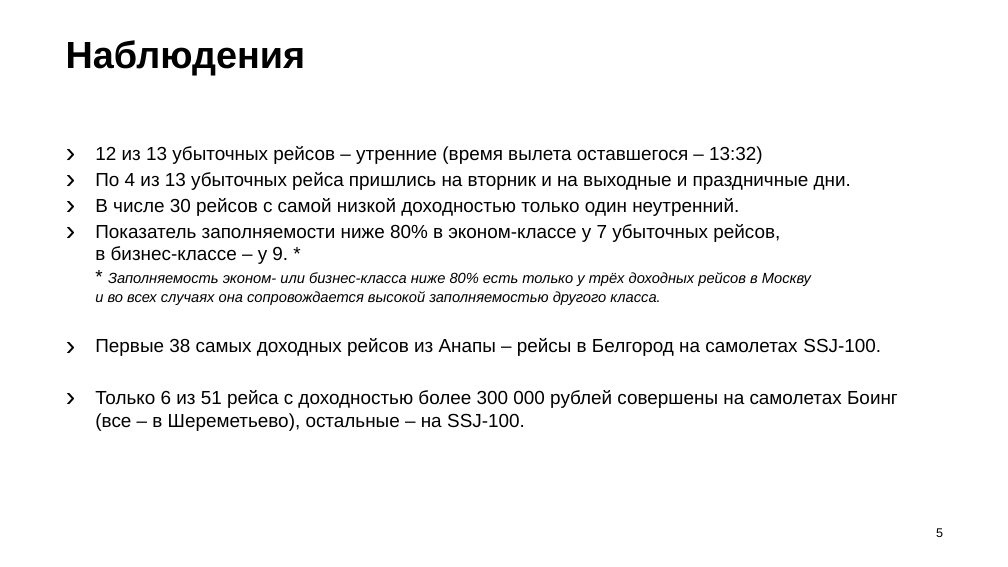
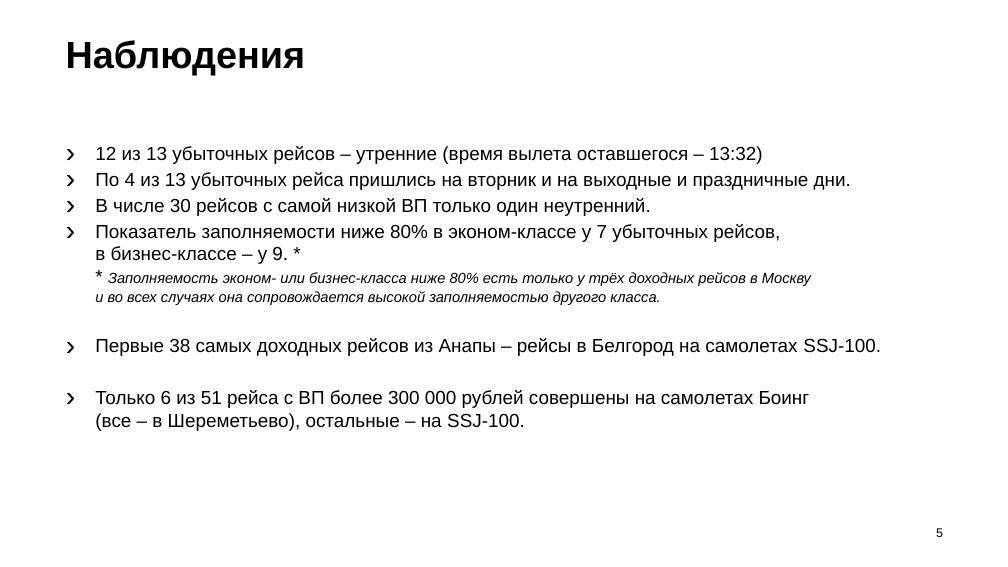
Before and after one commit to S3rgK/module_0_project_4_flightsDB, a slide deck: slide 5 of flights pres.pptx. Drawn at 1008x567 pixels with LibreOffice and Linux fonts; fonts in the diff are those of the drawing. Boxes give left, top, right and bottom in pixels: in the first picture for what was removed or moved away, otherwise in the second. Text is boxed around its words. In the diff, an @@ line names an element or a change of style, - is before the commit and + after.

```diff
--- a/flights pres.pptx
+++ b/flights pres.pptx
@@ text at <box>95,198,651,216</box>: text changed @@
-    › В числе 30 рейсов с самой низкой доходностью только один неутренний.
+    › В числе 30 рейсов с самой низкой ВП только один неутренний.
@@ text at <box>95,390,810,431</box>: text changed @@
-    › Только 6 из 51 рейса с доходностью более 300 000 рублей совершены на самолетах Боинг
-      (все – в Шереметьево), остальные – на SSJ-100.
+    › Только 6 из 51 рейса с ВП более 300 000 рублей совершены на самолетах Боинг
+      (все – в Шереметьево), остальные – на SSJ-100.
```
Also in this commit, not shown: 2 other slides changed, 1 other file.
